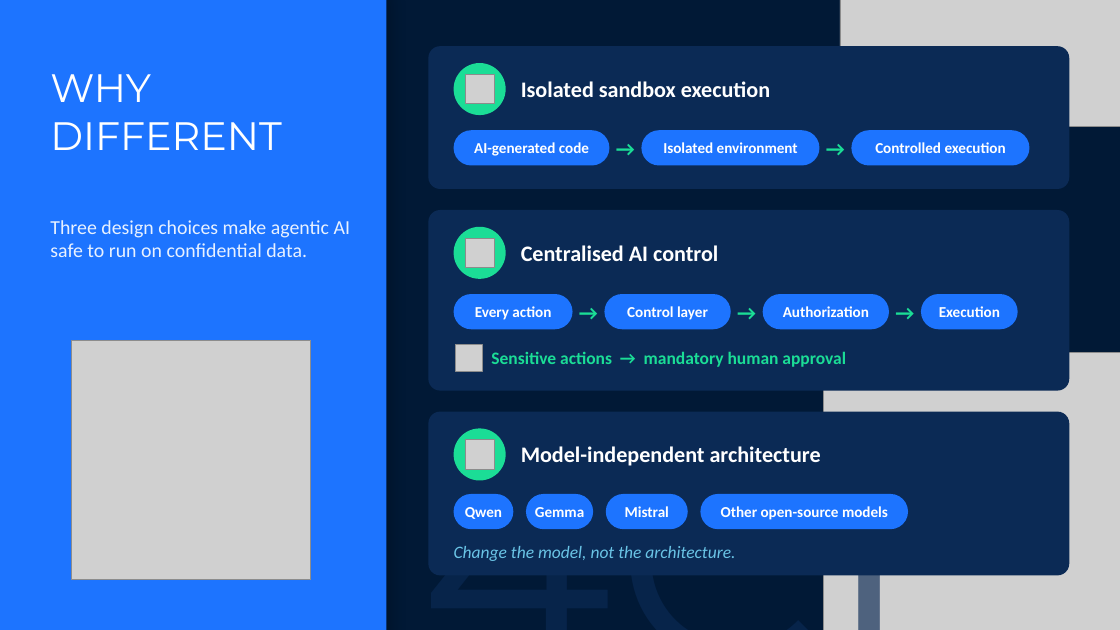
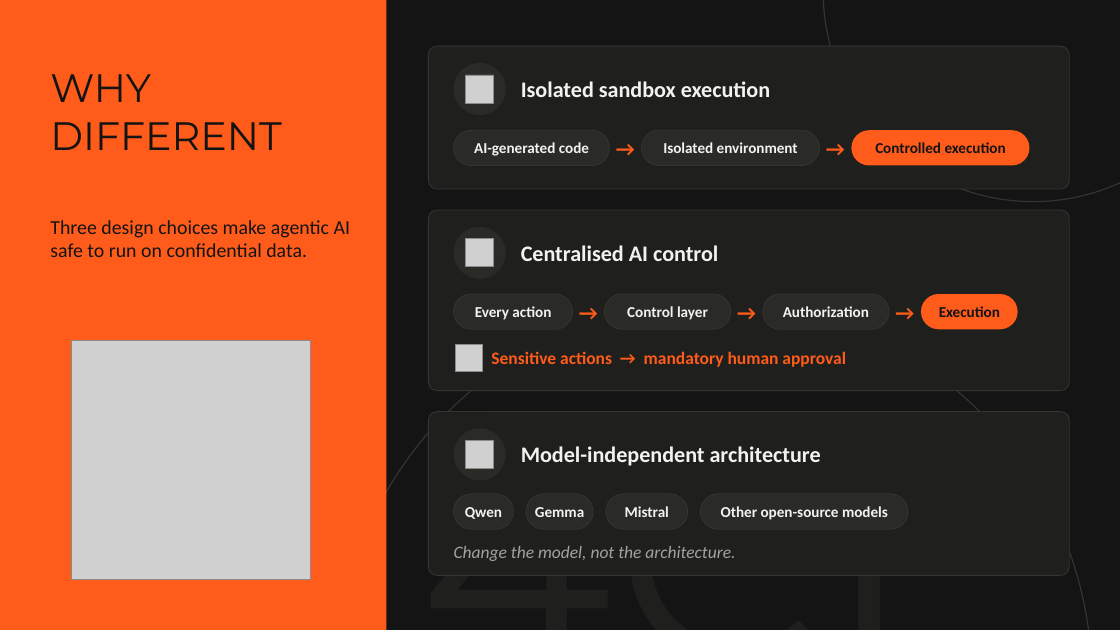
Before and after one commit to Yash3510/Multi-LLM-Agentic-Ai, a slide deck: slide 3 of presentation/Team-Kern-SIH2026-Sovereign-AI.pptx. Drawn at 1120x630 pixels with LibreOffice and Linux fonts; fonts in the diff are those of the drawing; grey boxes stand for pictures. Boxes give left, top, right and bottom in pixels: in the first picture for what was removed or moved away, otherwise in the second. Text is boxed around its words. In the diff, an @@ line names an element or a change of style, - is before the commit and + after.

```diff
--- a/presentation/Team-Kern-SIH2026-Sovereign-AI.pptx
+++ b/presentation/Team-Kern-SIH2026-Sovereign-AI.pptx
@@ background #011936 to #141414 @@
@@ rounded rectangle at (x1=0, y1=0, x2=386, y2=630): fill #1D74FF to #FF5B1A; shadow off; proportions changed @@
@@ ellipse added at (x1=823, y1=0, x2=1120, y2=202), outline #343431 1 pt @@
@@ picture removed at (x1=840, y1=0, x2=1120, y2=126) @@
@@ rounded rectangle at (x1=852, y1=130, x2=1030, y2=166): fill #1D74FF to #FF5B1A @@
@@ text "Three design choices make agentic ..." at (x1=50, y1=220, x2=350, y2=257): text colour #E8F1FF to #141414 @@
@@ picture removed at (x1=0, y1=252, x2=336, y2=630) @@
@@ text colour #1BDD96 to #FF5B1A in 6 elements at (x1=491, y1=351, x2=846, y2=367), (x1=610, y1=130, x2=642, y2=166), (x1=820, y1=130, x2=852, y2=166), (x1=573, y1=294, x2=605, y2=329), (x1=731, y1=294, x2=763, y2=329), (x1=889, y1=294, x2=921, y2=329) @@
@@ text colour #FFFFFF to #141414 in 3 elements at (x1=50, y1=74, x2=281, y2=150), (x1=875, y1=142, x2=1006, y2=153), (x1=939, y1=306, x2=1000, y2=317) @@
@@ rounded rectangle at (x1=921, y1=294, x2=1017, y2=329): fill #1D74FF to #FF5B1A @@
@@ ellipse added at (x1=336, y1=302, x2=1092, y2=630), outline #343431 1 pt @@
@@ picture removed at (x1=823, y1=353, x2=1120, y2=630) @@
@@ text "4CE" at (x1=420, y1=386, x2=1120, y2=630): text colour #0B2A55 at 65% opacity to #1F1F1D @@
@@ fill #0B2A55 to #1F1F1D; outline none to #343431 0.75 pt; proportions changed in 3 elements at (x1=429, y1=46, x2=1070, y2=189), (x1=429, y1=210, x2=1070, y2=391), (x1=429, y1=412, x2=1070, y2=576) @@
@@ fill #1BDD96 to #2A2A27 in 3 elements at (x1=454, y1=63, x2=506, y2=115), (x1=454, y1=227, x2=506, y2=279), (x1=454, y1=429, x2=506, y2=481) @@
@@ text colour #FFFFFF to #F2F2EE in 12 elements at (x1=521, y1=81, x2=770, y2=97), (x1=474, y1=142, x2=589, y2=156), (x1=663, y1=142, x2=798, y2=153), (x1=521, y1=245, x2=718, y2=261), (x1=475, y1=306, x2=551, y2=320), (x1=627, y1=306, x2=708, y2=320), (x1=783, y1=306, x2=869, y2=317), (x1=521, y1=446, x2=821, y2=466), (x1=465, y1=507, x2=502, y2=519), (x1=535, y1=507, x2=584, y2=517), (x1=625, y1=506, x2=669, y2=517), (x1=721, y1=506, x2=888, y2=520) @@
@@ fill #1D74FF to #2A2A27; outline none to #343431 0.75 pt in 9 elements at (x1=454, y1=130, x2=610, y2=166), (x1=642, y1=130, x2=820, y2=166), (x1=454, y1=294, x2=573, y2=329), (x1=605, y1=294, x2=731, y2=329), (x1=763, y1=294, x2=889, y2=329), (x1=454, y1=494, x2=513, y2=529), (x1=526, y1=494, x2=593, y2=529), (x1=606, y1=494, x2=688, y2=529), (x1=701, y1=494, x2=908, y2=529) @@
@@ text "Change the model, not the ..." at (x1=454, y1=546, x2=735, y2=561): text colour #6AC4E6 to #A3A39C @@
```
Also in this commit, not shown: 9 other slides changed, 6 other files.
